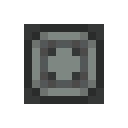
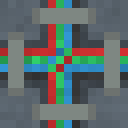
The second 128×128 image is a revision of the first. Changes to its layers:
added layer "top.brackets" above "cable-bus.top" over <box>8,8,120,120</box>
hid "cable-bus.top" over <box>24,24,104,104</box>
showed group "Layer Group" (12 layers) over <box>0,0,128,128</box>
